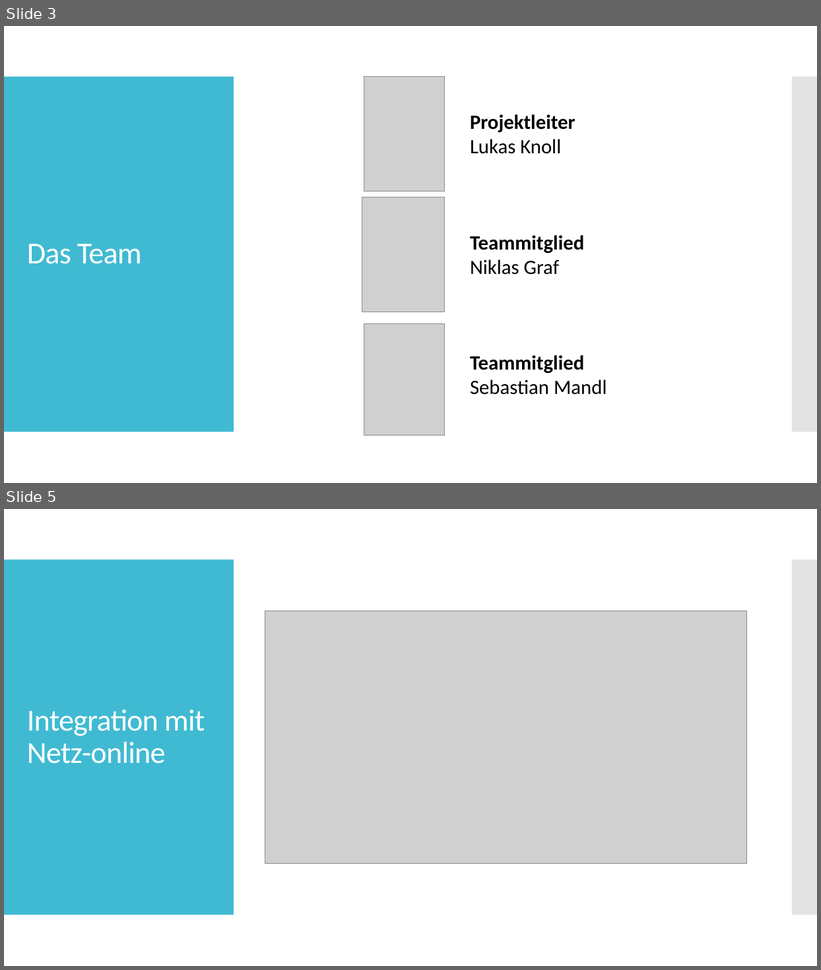
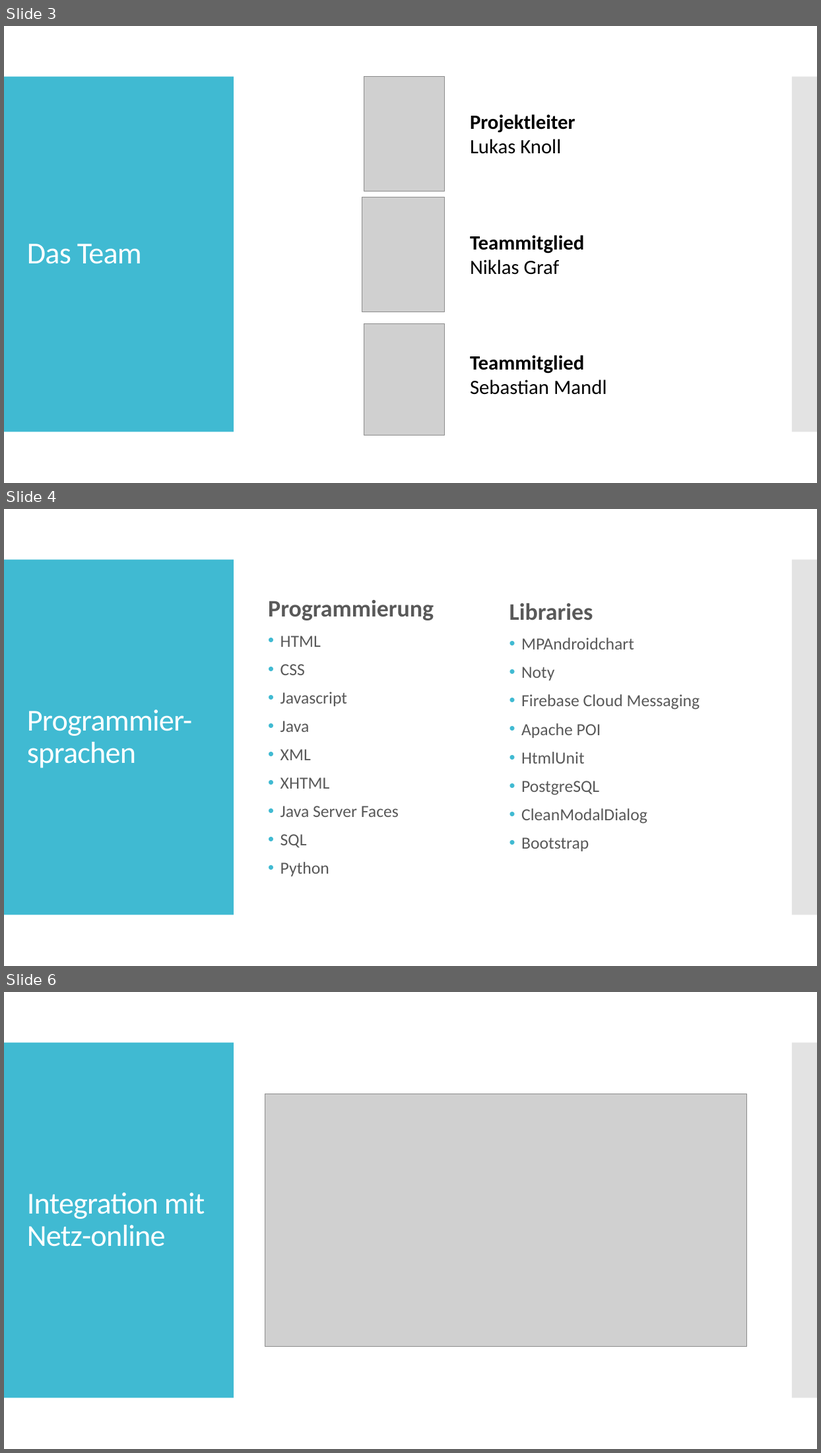
Before and after one commit to SebastianMandl/AEMS, a slide deck: Planung/Praesentationen/Praesentation_Firmentag.pptx. Shown one above the other, each under a label of ours: slides 3 and 5 before the commit, slides 3, 4 and 6 after it; the slides between them are not shown. The pictures are 821x970 and 821x1453 pixels, drawn with LibreOffice and Linux fonts; fonts in the diff are those of the drawing; grey boxes stand for pictures. Boxes give left, top, right and bottom in pixels: in the first picture for what was removed or moved away, otherwise in the second. Text is boxed around its words. In the diff, an @@ line names an element or a change of style, - is before the commit and + after.

```diff
--- a/Planung/Praesentationen/Praesentation_Firmentag.pptx
+++ b/Planung/Praesentationen/Praesentation_Firmentag.pptx
@@ slide 4 added at [4, 509, 817, 966], background #FFFFFF; not listed: 2 template elements that a slide beside it also shows @@
@@ text added at [268, 600, 434, 877], 20 pt, text #595959 @@
+Programmierung
+• HTML
+• CSS
+• Javascript
+• Java
+• XML
+• XHTML
+• Java Server Faces
+• SQL
+• Python
@@ text added at [510, 603, 700, 852], 20 pt, text #595959 @@
+Libraries
+• MPAndroidchart
+• Noty
+• Firebase Cloud Messaging
+• Apache POI
+• HtmlUnit
+• PostgreSQL
+• CleanModalDialog
+• Bootstrap
@@ title added at [27, 710, 192, 768], 36 pt, text #FFFFFF @@
+Programmier-sprachen
@@ what was slide 5 is now slide 6 @@
```
Also in this commit, not shown: 2 slides changed, 4 other slides added, 2 other files.
